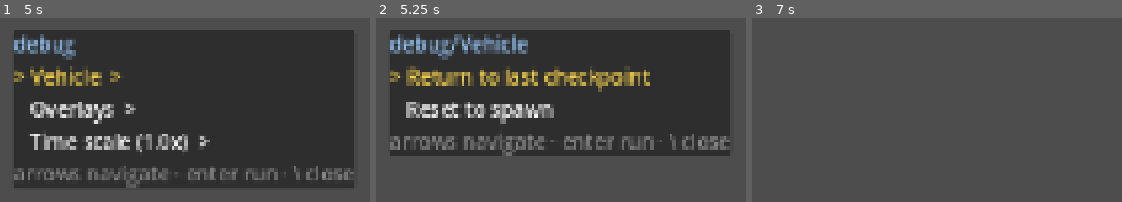
Above: before the commit, frames 1-3 (left to right).
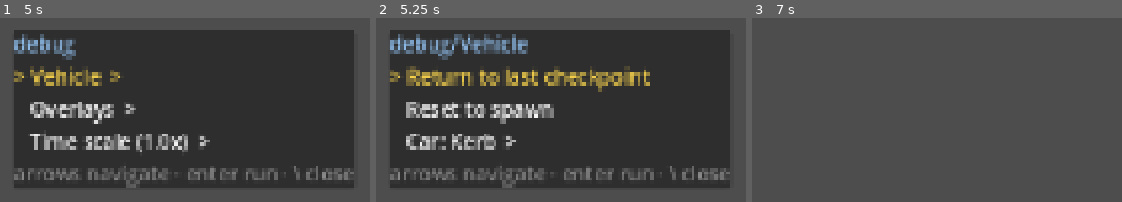
Above: after the commit, the same moments.

Repository: artemiiShabanov/RallyRivals
Game: Godot game, scene res://scenes/vehicle/car.tscn
Same seed, same stepped clock (60 frames per second), same inputs: the game is played once before the commit and once after it. The project has no main scene, so this scene is started directly.
Inputs (mouse positions are in pixels of both pictures, inside the frame that each line leads up to):
- Up to frame 1 (5 s): tap Enter (ui_accept) at 0.5, 0.77, 1.25, 2.75, 3.77 s; move the mouse to (outside the picture) at 0.52 s; hold D (steer_right) 0.53-1.25 s; tap Z at 0.6, 2.1, 3.6 s; click (outside the picture) at 0.67 s; drag from (outside the picture) to (outside the picture) at 1.27 s; tap R (reset_car) at 2, 3.5 s; move the mouse to (outside the picture) at 2.02 s; hold D (steer_right) 2.03-2.75 s; drag from (outside the picture) to (318, 194) at 2.77 s; move the mouse to (outside the picture) at 3.52 s; hold A (steer_left) 3.53-4.25 s; tap \ (debug_menu) at 4.15 s; drag from (318, 194) to (outside the picture) at 4.27 s
- Up to frame 2 (5.25 s): tap Enter (ui_accept) at 5 s; move the mouse to (outside the picture) at 5.02 s; hold S (brake_reverse) from 5.03 s (still down); tap Z at 5.1 s; click (outside the picture) at 5.17 s
- Up to frame 3 (7 s): release S (brake_reverse) at 5.75 s; drag from (outside the picture) to (outside the picture) at 5.77 s; move the mouse to (outside the picture) at 6.52 s; hold W (accelerate) from 6.53 s (still down); tap Z at 6.6 s; tap Enter (ui_accept) at 6.77 s

Frame 1 is identical in both runs. In frame 2, 17% of the frame differs, in the area x 3-96%, y 63-93%; in frame 3, nothing differs.

Commit message:
Stats drive handling: CarDef + endpoint mapping + car picker
CarDef resource (5 bars + hidden physique: mass, damage_sensitivity);
15 roster .tres generated from docs/CARS.md by gen_car_defs.gd (class
budgets validated at generation). VehicleController.apply_car_def()
maps bars via ONE endpoint table (bar ~5 == the shipped hand-tuned
feel): accel/braking mass-compensated so bars never lie, steering
drives lock + response + yaw-rate cap, grip multiplies surface grip
(front floor scales with it), speed adds the new top-speed cap (engine
tapers 1-(v/max)^4) with the grip-falloff curve spanning each car's own
envelope. Suspension scales from captured scene baselines (live swaps
never compound). Starter Kerb wired into car.tscn; debug menu grows a
15-car hot-swap picker. CARS.md records the mapping + physique tables.

Verified headless: Juggernaut mapping exact on every property, taper at
both ends, grip scale live on tagged ground, 15 defs budget-intact,
re-apply idempotent.

Task code-vehicle-stats done (34/129) — unblocks handling-classes
balance; shop/classes were already open via the roster.

Co-Authored-By: Claude Opus 4.8 <noreply@anthropic.com>

Diff:
--- /dev/null
+++ b/rallyrivals/assets/cars/anvil.tres
@@ -0,0 +1,19 @@
+[gd_resource type="Resource" script_class="CarDef" load_steps=2 format=3]
+
+[ext_resource type="Script" path="res://scripts/vehicle/car_def.gd" id="1_reon8"]
+
+[resource]
+script = ExtResource("1_reon8")
+id = "anvil"
+display_name = "Anvil"
+brand = "wreck"
+car_class = "B"
+price = 0
+pink_slip_only = false
+speed = 7
+accel = 6
+steering = 5
+braking = 5
+grip = 7
+mass = 950.0
+damage_sensitivity = 0.8
--- /dev/null
+++ b/rallyrivals/assets/cars/comet.tres
@@ -0,0 +1,19 @@
+[gd_resource type="Resource" script_class="CarDef" load_steps=2 format=3]
+
+[ext_resource type="Script" path="res://scripts/vehicle/car_def.gd" id="1_hcg0m"]
+
+[resource]
+script = ExtResource("1_hcg0m")
+id = "comet"
+display_name = "Comet"
+brand = "mayfly"
+car_class = "A"
+price = 0
+pink_slip_only = false
+speed = 7
+accel = 8
+steering = 8
+braking = 5
+grip = 6
+mass = 680.0
+damage_sensitivity = 1.25
--- /dev/null
+++ b/rallyrivals/assets/cars/crowbar.tres
@@ -0,0 +1,19 @@
+[gd_resource type="Resource" script_class="CarDef" load_steps=2 format=3]
+
+[ext_resource type="Script" path="res://scripts/vehicle/car_def.gd" id="1_5em7y"]
+
+[resource]
+script = ExtResource("1_5em7y")
+id = "crowbar"
+display_name = "Crowbar"
+brand = "wreck"
+car_class = "C"
+price = 0
+pink_slip_only = true
+speed = 8
+accel = 5
+steering = 3
+braking = 4
+grip = 6
+mass = 950.0
+damage_sensitivity = 0.8
--- /dev/null
+++ b/rallyrivals/assets/cars/fuse.tres
@@ -0,0 +1,19 @@
+[gd_resource type="Resource" script_class="CarDef" load_steps=2 format=3]
+
+[ext_resource type="Script" path="res://scripts/vehicle/car_def.gd" id="1_2ayxq"]
+
+[resource]
+script = ExtResource("1_2ayxq")
+id = "fuse"
+display_name = "Fuse"
+brand = "mayfly"
+car_class = "C"
+price = 0
+pink_slip_only = false
+speed = 5
+accel = 6
+steering = 6
+braking = 4
+grip = 5
+mass = 680.0
+damage_sensitivity = 1.25
--- /dev/null
+++ b/rallyrivals/assets/cars/juggernaut.tres
@@ -0,0 +1,19 @@
+[gd_resource type="Resource" script_class="CarDef" load_steps=2 format=3]
+
+[ext_resource type="Script" path="res://scripts/vehicle/car_def.gd" id="1_2eepb"]
+
+[resource]
+script = ExtResource("1_2eepb")
+id = "juggernaut"
+display_name = "Juggernaut"
+brand = "wreck"
+car_class = "S"
+price = 0
+pink_slip_only = true
+speed = 10
+accel = 8
+steering = 4
+braking = 8
+grip = 8
+mass = 950.0
+damage_sensitivity = 0.8
--- /dev/null
+++ b/rallyrivals/assets/cars/kerb.tres
@@ -0,0 +1,19 @@
+[gd_resource type="Resource" script_class="CarDef" load_steps=2 format=3]
+
+[ext_resource type="Script" path="res://scripts/vehicle/car_def.gd" id="1_wuoee"]
+
+[resource]
+script = ExtResource("1_wuoee")
+id = "kerb"
+display_name = "Kerb"
+brand = "apex"
+car_class = "D"
+price = 0
+pink_slip_only = false
+speed = 3
+accel = 3
+steering = 6
+braking = 5
+grip = 5
+mass = 800.0
+damage_sensitivity = 1.0
--- /dev/null
+++ b/rallyrivals/assets/cars/meridian.tres
@@ -0,0 +1,19 @@
+[gd_resource type="Resource" script_class="CarDef" load_steps=2 format=3]
+
+[ext_resource type="Script" path="res://scripts/vehicle/car_def.gd" id="1_ljrgr"]
+
+[resource]
+script = ExtResource("1_ljrgr")
+id = "meridian"
+display_name = "Meridian"
+brand = "apex"
+car_class = "B"
+price = 0
+pink_slip_only = false
+speed = 5
+accel = 5
+steering = 7
+braking = 7
+grip = 6
+mass = 800.0
+damage_sensitivity = 1.0
--- /dev/null
+++ b/rallyrivals/assets/cars/mule.tres
@@ -0,0 +1,19 @@
+[gd_resource type="Resource" script_class="CarDef" load_steps=2 format=3]
+
+[ext_resource type="Script" path="res://scripts/vehicle/car_def.gd" id="1_0km5r"]
+
+[resource]
+script = ExtResource("1_0km5r")
+id = "mule"
+display_name = "Mule"
+brand = "wreck"
+car_class = "D"
+price = 0
+pink_slip_only = false
+speed = 5
+accel = 4
+steering = 4
+braking = 3
+grip = 6
+mass = 950.0
+damage_sensitivity = 0.8
--- /dev/null
+++ b/rallyrivals/assets/cars/nova.tres
@@ -0,0 +1,19 @@
+[gd_resource type="Resource" script_class="CarDef" load_steps=2 format=3]
+
+[ext_resource type="Script" path="res://scripts/vehicle/car_def.gd" id="1_4wmg7"]
+
+[resource]
+script = ExtResource("1_4wmg7")
+id = "nova"
+display_name = "Nova"
+brand = "mayfly"
+car_class = "S"
+price = 0
+pink_slip_only = false
+speed = 8
+accel = 9
+steering = 9
+braking = 6
+grip = 6
+mass = 680.0
+damage_sensitivity = 1.25
--- /dev/null
+++ b/rallyrivals/assets/cars/sledge.tres
@@ -0,0 +1,19 @@
+[gd_resource type="Resource" script_class="CarDef" load_steps=2 format=3]
+
+[ext_resource type="Script" path="res://scripts/vehicle/car_def.gd" id="1_7hvdm"]
+
+[resource]
+script = ExtResource("1_7hvdm")
+id = "sledge"
+display_name = "Sledge"
+brand = "wreck"
+car_class = "A"
+price = 0
+pink_slip_only = false
+speed = 8
+accel = 7
+steering = 6
+braking = 5
+grip = 8
+mass = 950.0
+damage_sensitivity = 0.8
--- /dev/null
+++ b/rallyrivals/assets/cars/spark.tres
@@ -0,0 +1,19 @@
+[gd_resource type="Resource" script_class="CarDef" load_steps=2 format=3]
+
+[ext_resource type="Script" path="res://scripts/vehicle/car_def.gd" id="1_6bv82"]
+
+[resource]
+script = ExtResource("1_6bv82")
+id = "spark"
+display_name = "Spark"
+brand = "mayfly"
+car_class = "D"
+price = 0
+pink_slip_only = false
+speed = 4
+accel = 5
+steering = 6
+braking = 3
+grip = 4
+mass = 680.0
+damage_sensitivity = 1.25
--- /dev/null
+++ b/rallyrivals/assets/cars/stiletto.tres
@@ -0,0 +1,19 @@
+[gd_resource type="Resource" script_class="CarDef" load_steps=2 format=3]
+
+[ext_resource type="Script" path="res://scripts/vehicle/car_def.gd" id="1_aoj8d"]
+
+[resource]
+script = ExtResource("1_aoj8d")
+id = "stiletto"
+display_name = "Stiletto"
+brand = "apex"
+car_class = "S"
+price = 0
+pink_slip_only = false
+speed = 7
+accel = 7
+steering = 9
+braking = 8
+grip = 7
+mass = 800.0
+damage_sensitivity = 1.0
--- /dev/null
+++ b/rallyrivals/assets/cars/strobe.tres
@@ -0,0 +1,19 @@
+[gd_resource type="Resource" script_class="CarDef" load_steps=2 format=3]
+
+[ext_resource type="Script" path="res://scripts/vehicle/car_def.gd" id="1_cnpuc"]
+
+[resource]
+script = ExtResource("1_cnpuc")
+id = "strobe"
+display_name = "Strobe"
+brand = "mayfly"
+car_class = "B"
+price = 0
+pink_slip_only = true
+speed = 7
+accel = 9
+steering = 6
+braking = 3
+grip = 5
+mass = 680.0
+damage_sensitivity = 1.25
--- /dev/null
+++ b/rallyrivals/assets/cars/tangent.tres
@@ -0,0 +1,19 @@
+[gd_resource type="Resource" script_class="CarDef" load_steps=2 format=3]
+
+[ext_resource type="Script" path="res://scripts/vehicle/car_def.gd" id="1_dgvnx"]
+
+[resource]
+script = ExtResource("1_dgvnx")
+id = "tangent"
+display_name = "Tangent"
+brand = "apex"
+car_class = "C"
+price = 0
+pink_slip_only = false
+speed = 4
+accel = 4
+steering = 6
+braking = 6
+grip = 6
+mass = 800.0
+damage_sensitivity = 1.0
--- /dev/null
+++ b/rallyrivals/assets/cars/verdict.tres
@@ -0,0 +1,19 @@
+[gd_resource type="Resource" script_class="CarDef" load_steps=2 format=3]
+
+[ext_resource type="Script" path="res://scripts/vehicle/car_def.gd" id="1_hbnja"]
+
+[resource]
+script = ExtResource("1_hbnja")
+id = "verdict"
+display_name = "Verdict"
+brand = "apex"
+car_class = "A"
+price = 0
+pink_slip_only = true
+speed = 5
+accel = 3
+steering = 9
+braking = 8
+grip = 9
+mass = 800.0
+damage_sensitivity = 1.0
--- a/rallyrivals/scenes/vehicle/car.tscn
+++ b/rallyrivals/scenes/vehicle/car.tscn
@@ -1,7 +1,8 @@
-[gd_scene load_steps=6 format=3 uid="uid://bde5slygli47"]
+[gd_scene load_steps=7 format=3 uid="uid://bde5slygli47"]
 
 [ext_resource type="Script" uid="uid://bicg20hpmlw67" path="res://scripts/vehicle/vehicle_controller.gd" id="1_ctrl"]
 [ext_resource type="ArrayMesh" uid="uid://c4vetfqcwox33" path="res://assets/voxels/cars/blockout.obj" id="2_body"]
+[ext_resource type="Resource" path="res://assets/cars/kerb.tres" id="3_car"]
 
 [sub_resource type="BoxShape3D" id="BodyShape"]
 size = Vector3(2, 1, 4)
@@ -21,6 +22,7 @@
 center_of_mass_mode = 1
 center_of_mass = Vector3(0, -0.3, 0)
 script = ExtResource("1_ctrl")
+car = ExtResource("3_car")
 
 [node name="Body" type="MeshInstance3D" parent="."]
 mesh = ExtResource("2_body")
--- a/rallyrivals/scripts/tools/debug_menu.gd
+++ b/rallyrivals/scripts/tools/debug_menu.gd
@@ -50,10 +50,12 @@
 # The menu tree, rebuilt on open/refresh so labels reflect live state.
 #   sub: Array  -> submenu    hud: String -> overlay toggle    run: Callable -> action (closes menu)
 func _menu() -> Array:
+	var current := _car()
 	return [
 		{"label": "Vehicle", "sub": [
 			{"label": "Return to last checkpoint", "run": _respawn_checkpoint},
 			{"label": "Reset to spawn", "run": _reset_car},
+			{"label": "Car: %s" % (current.car.display_name if current != null and current.car != null else "?"), "sub": _car_menu()},
 		]},
 		{"label": "Overlays", "sub": [
 			{"label": "Performance", "hud": "perf"},
@@ -179,6 +181,25 @@
 	var car := _car()
 	if car != null:
 		car.reset()
+
+# One entry per roster CarDef — pick to hot-swap the drive (A/B feel testing across the roster).
+func _car_menu() -> Array:
+	var out: Array = []
+	var da := DirAccess.open("res://assets/cars")
+	if da != null:
+		for f in da.get_files():
+			if f.get_extension() == "tres":
+				var def := load("res://assets/cars/".path_join(f)) as CarDef
+				if def != null:
+					out.append({"label": "%s  %s  (%s)" % [def.car_class, def.display_name, def.brand], "run": _swap_car.bind(def)})
+	return out
+
+func _swap_car(def: CarDef) -> void:
+	var c := _car()
+	if c != null:
+		c.car = def
+		c.apply_car_def()
+		print("debug: now driving %s (%s %s)" % [def.display_name, def.brand, def.car_class])
 
 # ---------- overlays ----------
 func _process(_dt: float) -> void:
--- /dev/null
+++ b/rallyrivals/scripts/tools/gen_car_defs.gd
@@ -0,0 +1,52 @@
+extends SceneTree
+## Writes the 15 CarDef .tres files from the canonical roster (docs/CARS.md). The doc is the
+## source of truth — edit it, mirror the table here, regenerate. Prices stay 0 until
+## balance-economy-tables. Run: godot --headless --script res://scripts/tools/gen_car_defs.gd
+
+const BRAND_MASS := {"apex": 800.0, "wreck": 950.0, "mayfly": 680.0}
+const BRAND_DMG := {"apex": 1.0, "wreck": 0.8, "mayfly": 1.25}
+
+# id, name, brand, class, pink_slip, speed, accel, steering, braking, grip
+const ROSTER := [
+	["kerb", "Kerb", "apex", "D", false, 3, 3, 6, 5, 5],
+	["mule", "Mule", "wreck", "D", false, 5, 4, 4, 3, 6],
+	["spark", "Spark", "mayfly", "D", false, 4, 5, 6, 3, 4],
+	["tangent", "Tangent", "apex", "C", false, 4, 4, 6, 6, 6],
+	["crowbar", "Crowbar", "wreck", "C", true, 8, 5, 3, 4, 6],
+	["fuse", "Fuse", "mayfly", "C", false, 5, 6, 6, 4, 5],
+	["meridian", "Meridian", "apex", "B", false, 5, 5, 7, 7, 6],
+	["anvil", "Anvil", "wreck", "B", false, 7, 6, 5, 5, 7],
+	["strobe", "Strobe", "mayfly", "B", true, 7, 9, 6, 3, 5],
+	["verdict", "Verdict", "apex", "A", true, 5, 3, 9, 8, 9],
+	["sledge", "Sledge", "wreck", "A", false, 8, 7, 6, 5, 8],
+	["comet", "Comet", "mayfly", "A", false, 7, 8, 8, 5, 6],
+	["stiletto", "Stiletto", "apex", "S", false, 7, 7, 9, 8, 7],
+	["juggernaut", "Juggernaut", "wreck", "S", true, 10, 8, 4, 8, 8],
+	["nova", "Nova", "mayfly", "S", false, 8, 9, 9, 6, 6],
+]
+const BUDGETS := {"D": 22, "C": 26, "B": 30, "A": 34, "S": 38}
+
+func _initialize() -> void:
+	var dir := "res://assets/cars/"
+	DirAccess.make_dir_recursive_absolute(ProjectSettings.globalize_path(dir))
+	for row in ROSTER:
+		var total: int = row[5] + row[6] + row[7] + row[8] + row[9]
+		if total != BUDGETS[row[3]]:
+			push_error("%s: stats sum %d != class %s budget %d" % [row[0], total, row[3], BUDGETS[row[3]]])
+			continue
+		var def := CarDef.new()
+		def.id = row[0]
+		def.display_name = row[1]
+		def.brand = row[2]
+		def.car_class = row[3]
+		def.pink_slip_only = row[4]
+		def.speed = row[5]
+		def.accel = row[6]
+		def.steering = row[7]
+		def.braking = row[8]
+		def.grip = row[9]
+		def.mass = BRAND_MASS[row[2]]
+		def.damage_sensitivity = BRAND_DMG[row[2]]
+		ResourceSaver.save(def, dir + row[0] + ".tres")
+	print("car defs written: ", ROSTER.size())
+	quit()
--- /dev/null
+++ b/rallyrivals/scripts/vehicle/car_def.gd
@@ -0,0 +1,25 @@
+class_name CarDef
+extends Resource
+## One car of the roster (docs/CARS.md). The five 1-10 bars are the ONLY displayed stats
+## (GDD 4: fixed per car, no tuning); mass and damage_sensitivity are hidden brand-physique
+## traits (mass = contact/momentum identity, forces are mass-compensated so bars never lie;
+## damage_sensitivity is consumed by code-vehicle-damage). VehicleController.apply_car_def()
+## maps bars onto handling via endpoint tables — balance tunes endpoints, never cars.
+
+@export var id := ""
+@export var display_name := ""
+@export var brand := ""             ## apex | wreck | mayfly
+@export var car_class := ""         ## D | C | B | A | S
+@export var price := 0              ## 0 = TBD (balance-economy-tables)
+@export var pink_slip_only := false ## boss trophy — never in the shop
+
+@export_group("Stats (1-10 bars)")
+@export_range(1, 10) var speed := 5
+@export_range(1, 10) var accel := 5
+@export_range(1, 10) var steering := 5
+@export_range(1, 10) var braking := 5
+@export_range(1, 10) var grip := 5
+
+@export_group("Physique (hidden traits)")
+@export var mass := 800.0               ## kg — brand identity channel
+@export var damage_sensitivity := 1.0   ## multiplies performance-damage effects
--- a/rallyrivals/scripts/vehicle/vehicle_controller.gd
+++ b/rallyrivals/scripts/vehicle/vehicle_controller.gd
@@ -5,8 +5,14 @@
 ## Handles throttle / brake / reverse, eased steering, handbrake, reset, and the arcade grip model:
 ## a front/rear grip split with a front floor (nose stays turnable), speed-sensitive falloff, and a
 ## hard yaw-rate cap for anti-spin. Grip is SURFACE-RELATIVE per wheel (see _apply_grip /
-## _surface_grip). Still layered on separately later:
-##   - stat-driven handling (the 5 stat bars)  -> code-vehicle-stats
+## _surface_grip).
+##
+## STATS (code-vehicle-stats): assign a CarDef and apply_car_def() derives the tuning from the
+## five 1-10 bars via the endpoint tables below — balance-handling-classes tunes ENDPOINTS,
+## never individual cars. Bar ~5 == the hand-tuned feel this controller shipped with. Forces are
+## mass-compensated (bars never lie; mass = contact/momentum identity). Speed adds a top-speed
+## cap: engine force tapers as 1-(v/max)^4. With car == null the scene's exported values apply
+## unchanged.
 ##
 ## Convention: this VehicleBody3D drives toward LOCAL +Z (engine_force > 0 -> +Z). The
 ## steering/front wheels sit at +Z; a chase camera sits behind at -Z.
@@ -35,8 +41,26 @@
 @export_group("Anti-spin")
 @export var max_yaw_rate := 1.3          ## rad/s — HARD cap on rotation speed; the car slides sideways instead of spinning to 180. Skipped while braking (deliberate rotation)
 
+@export_group("Stats")
+@export var car: CarDef                  ## the roster car this body drives as (null = raw scene tuning)
+
+# Bar-endpoint tables (bar 1 -> bar 10, lerped): the ONLY place stats meet physics numbers.
+const ACCEL_FORCE := [1600.0, 3600.0]    # N at REF_MASS, scaled by mass (same m/s^2 in any car)
+const BRAKE_FORCE := [24.0, 62.0]        # at REF_MASS, mass-scaled
+const STEER_ANGLE := [0.45, 0.78]        # rad at full lock
+const STEER_SPEED := [2.8, 6.5]
+const YAW_RATE := [1.05, 1.65]           # rad/s anti-spin cap — steering cars may rotate faster
+const GRIP_SCALE := [0.80, 1.22]         # multiplies SURFACE grip (stays situational, GDD 7)
+const SPEED_KMH := [110.0, 210.0]        # top speed; engine tapers approaching it
+const REF_MASS := 800.0                  # the mass all force/suspension baselines were tuned at
+
+var grip_scale := 1.0
+var max_speed := INF                     # m/s; INF = uncapped (no CarDef)
+
 var _spawn_transform: Transform3D
 var _wheels: Array[VehicleWheel3D] = []
+var _base_stiffness := {}                # wheel -> scene-authored suspension baseline (REF_MASS)
+var _base_max_force := {}
 
 func _ready() -> void:
 	add_to_group("vehicles")
@@ -44,6 +68,33 @@
 	for child in get_children():
 		if child is VehicleWheel3D:
 			_wheels.append(child)
+			_base_stiffness[child] = child.suspension_stiffness
+			_base_max_force[child] = child.suspension_max_force
+	apply_car_def()
+
+## Derive handling from the CarDef bars. Safe to call again (live car swap): suspension scales
+## from the captured scene baselines, never compounds.
+func apply_car_def() -> void:
+	if car == null:
+		return
+	var m := car.mass / REF_MASS
+	mass = car.mass
+	max_engine_force = _bar(car.accel, ACCEL_FORCE) * m
+	max_brake = _bar(car.braking, BRAKE_FORCE) * m
+	max_steer = _bar(car.steering, STEER_ANGLE)
+	steer_speed = _bar(car.steering, STEER_SPEED)
+	max_yaw_rate = _bar(car.steering, YAW_RATE)
+	grip_scale = _bar(car.grip, GRIP_SCALE)
+	max_speed = _bar(car.speed, SPEED_KMH) / 3.6
+	# the grip-vs-speed curve spans THIS car's envelope, not one fixed car's
+	grip_falloff_start = max_speed * 0.2
+	grip_falloff_range = max_speed * 0.3
+	for w in _wheels:
+		w.suspension_stiffness = _base_stiffness[w] * m
+		w.suspension_max_force = _base_max_force[w] * m
+
+func _bar(value: int, endpoints: Array) -> float:
+	return lerpf(endpoints[0], endpoints[1], (clampi(value, 1, 10) - 1) / 9.0)
 
 func _physics_process(delta: float) -> void:
 	var throttle := Input.get_action_strength("accelerate")
@@ -55,7 +106,9 @@
 		engine_force = 0.0
 		brake = max_brake * reverse
 	else:
-		engine_force = max_engine_force * (throttle - reverse)
+		# top-speed cap: force tapers to zero approaching max_speed (the last km/h are earned)
+		var headroom := 1.0 - pow(clampf(absf(get_forward_speed()) / max_speed, 0.0, 1.0), 4.0)
+		engine_force = max_engine_force * (throttle - reverse) * headroom
 		brake = 0.0
 
 	# Grip layer: front stays grippy, rear grips less (drift), and much less on handbrake.
@@ -84,9 +137,10 @@
 	var speed := linear_velocity.length()
 	var t := clampf((speed - grip_falloff_start) / grip_falloff_range, 0.0, 1.0)
 	for w in _wheels:
-		var g := _surface_grip(w)  # grip of the surface under THIS wheel
+		# the car's grip stat scales the SURFACE grip — situational, never a replacement
+		var g := _surface_grip(w) * grip_scale
 		if w.use_as_steering:  # front — floor keeps it turnable on any surface (arcade cheat)
-			var front := maxf(g, front_grip_floor)
+			var front := maxf(g, front_grip_floor * grip_scale)
 			w.wheel_friction_slip = front * lerpf(1.0, front_high_speed_grip, t)
 		else:  # rear — scales with the surface, so slippery surfaces drift
 			var rear := g * (handbrake_rear_ratio if handbraking else rear_grip_ratio)
Not shown, added: rallyrivals/scripts/tools/gen_car_defs.gd.uid
Not shown, added: rallyrivals/scripts/vehicle/car_def.gd.uid
Not shown, changed: STATUS.md
Not shown, changed: docs/CARS.md
Not shown, changed: tasks.yaml
